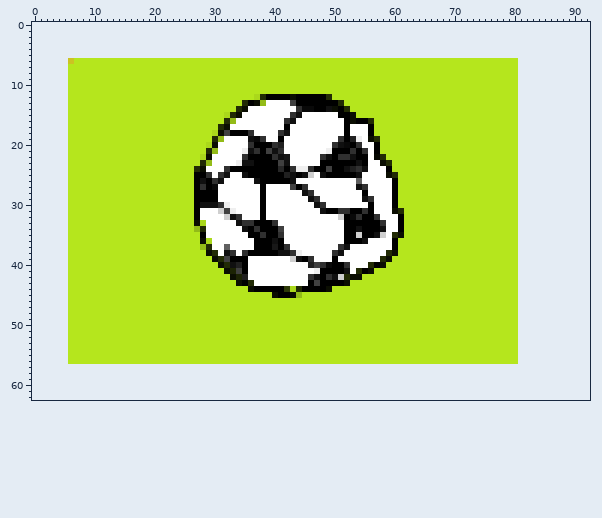
Edited in one commit: sprite sheet (Images/PlayButton.png). That is the earlier state.
The file is 75x51 pixels. Colours within 5 levels of each other are drawn and written as one. The old version is drawn lined up with the new one, on the new canvas.
After the commit:
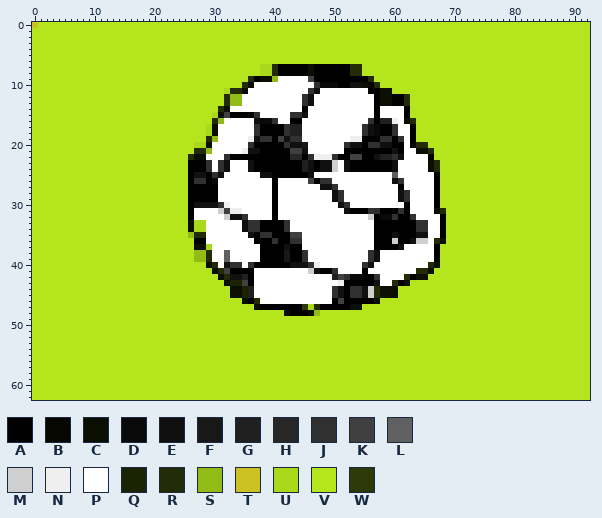
Palette (. is transparent): A #000000  B #060701  C #0b0e02  D #090909  E #101010  F #181818  G #202020  H #272727  J #303030  K #404040  L #606060  M #cfcfcf  N #efefef  P #ffffff  Q #1c2304  R #222b05  S #93bb18  T #ccc323  U #aad81b  V #b5e61d  W #2d3a07
What changed:
canvas 75x51 -> 93x63, the old top-left corner now at 6,6
Changed rows in their new state; - is an unchanged pixel.
first column x 0:
 0 TVVVVVVVVVVVVVVVVVVVVVVVVVVVVVVVVVVVVVVVVVVVVVVVVVVVVVVVVVVVVVVVVVVVVVVVVVVVVVVVVVVVVVVVVVVVV
 1 VVVVVVVVVVVVVVVVVVVVVVVVVVVVVVVVVVVVVVVVVVVVVVVVVVVVVVVVVVVVVVVVVVVVVVVVVVVVVVVVVVVVVVVVVVVVV
 2 VVVVVVVVVVVVVVVVVVVVVVVVVVVVVVVVVVVVVVVVVVVVVVVVVVVVVVVVVVVVVVVVVVVVVVVVVVVVVVVVVVVVVVVVVVVVV
 3 VVVVVVVVVVVVVVVVVVVVVVVVVVVVVVVVVVVVVVVVVVVVVVVVVVVVVVVVVVVVVVVVVVVVVVVVVVVVVVVVVVVVVVVVVVVVV
 4 VVVVVVVVVVVVVVVVVVVVVVVVVVVVVVVVVVVVVVVVVVVVVVVVVVVVVVVVVVVVVVVVVVVVVVVVVVVVVVVVVVVVVVVVVVVVV
 5 VVVVVVVVVVVVVVVVVVVVVVVVVVVVVVVVVVVVVVVVVVVVVVVVVVVVVVVVVVVVVVVVVVVVVVVVVVVVVVVVVVVVVVVVVVVVV
 6 VVVVVVV--------------------------------------------------------------------------VVVVVVVVVVVV
 7 VVVVVV--------------------------------UURAAAAACAAAAAARR--------------------------VVVVVVVVVVVV
 8 VVVVVV--------------------------------UURAAAAACAAAAAARR--------------------------VVVVVVVVVVVV
 9 VVVVVV------------------------------RACCSPPPPPKAAAAAAAAAR------------------------VVVVVVVVVVVV
10 VVVVVV-----------------------------RCPPPPPPPPPPJDDDAAEECAR-----------------------VVVVVVVVVVVV
11 VVVVVV--------------------------URRCPPPPPPPPPPJEPPPPPPPPAACC---------------------VVVVVVVVVVVV
12 VVVVVV--------------------------RSSPPPPPPPPPPJEPPPPPPPPPPACCAAR------------------VVVVVVVVVVVV
13 VVVVVV--------------------------RSSPPPP----PPJEPPPPPPPPPPACCAAR------------------VVVVVVVVVVVV
14 VVVVVV-------------------------RCPPP--------PAPPPPPPPPPPPAPPPPA------------------VVVVVVVVVVVV
15 VVVVVV------------------------UCKAAAAJ------JE-----PPPPPPAPPPPA------------------VVVVVVVVVVVV
16 VVVVVV------------------------RSPP---EDDJ-PAA-------PPPPJAGGNPCR-----------------VVVVVVVVVVVV
17 VVVVVV-----------------------UCPP----JAAAAJGG-------P--JEDAAJPPA-----------------VVVVVVVVVVVV
18 VVVVVV-----------------------UCPPPPPPJAAAAJGG-------P--JEDAAJPPA-----------------VVVVVVVVVVVV
19 VVVVVV-----------------------RSP----NE-JAKEJJ------PPN-AAAJJAJPA-----------------VVVVVVVVVVVV
20 VVVVVV---------------------UUCP---------AAJEEF----PPJEEAJJEEAAPBRR---------------VVVVVVVVVVVV
21 VVVVVV---------------------RRSP------E-AAAAKKE---PPP-A-AA-AAEAPPCCR--------------VVVVVVVVVVVV
22 VVVVVV--------------------RCCP--JAAA----AAAHHAJNNNJAAKK-AEGGJEPPPPA--------------VVVVVVVVVVVV
23 VVVVVV--------------------AAAJ-JE-PP-----AAAAGEAEEMPE-A-AAAAEPPPPPCR-------------VVVVVVVVVVVV
24 VVVVVV--------------------AAAJ-JEPPPE----A-AAGE-EEMP-AAAAAA-EPPPPPCR-------------VVVVVVVVVVVV
25 VVVVVV--------------------AEEAJEP--PPPEE--AA-AE-PPPPPPP----PLPPPPPPA-------------VVVVVVVVVVVV
26 VVVVVV--------------------AJJ-DP-----PPP-PPP--KAJJ----P-----EJPPPPPA-------------VVVVVVVVVVVV
27 VVVVVV--------------------A-A-A-------P-A--PPP--EEJ---PP----PAPPPPPA-------------VVVVVVVVVVVV
28 VVVVVV--------------------A-----------P-A----PP---EJ---P----PEJPPPPA-------------VVVVVVVVVVVV
29 VVVVVV--------------------A-----------P-A-----PP--EJ---PP---PEJPPPPA-------------VVVVVVVVVVVV
30 VVVVVV--------------------AE----------P-A------PP--EJ---P---PPAPPPPA-------------VVVVVVVVVVVV
31 VVVVVV--------------------AP------N---P-A-------PPPPE--AJJAAAJAPPPPCR------------VVVVVVVVVVVV
32 VVVVVV--------------------AP------EJ--P-A----------PPPPPMADDJ-AJPPPPA------------VVVVVVVVVVVV
33 VVVVVV--------------------CU------PE-J--AAJ---------PPPPP-AAA-AAJJPPA------------VVVVVVVVVVVV
34 VVVVVV--------------------CUU-------J----AJ---------PPPPP-AAA-AAJJPPA------------VVVVVVVVVVVV
35 VVVVVV--------------------SRR-------E--J-AAKK-------PPPPPAAAEAAAEEPPA------------VVVVVVVVVVVV
36 VVVVVV---------------------AAP----------J-AJJ-------PPPP-AAAMAAEMMPRC------------VVVVVVVVVVVV
37 VVVVVV---------------------CCU--P----P--A-EAA------PP----AAA-EPPPPPA-------------VVVVVVVVVVVV
38 VVVVVV---------------------SSRP-LP-PPP---AFAAJ----PP----JE-PPPPPPPPA-------------VVVVVVVVVVVV
39 VVVVVV---------------------SSRPPLPPP--AAAAFAAJP---P-----JEPPPPPPPPPA-------------VVVVVVVVVVVV
40 VVVVVV-----------------------CRPEJJPJAAAAAAEEEJNPPPPP--JEPPPPPPPPPRC-------------VVVVVVVVVVVV
41 VVVVVV------------------------CRKAA-A---------ME--JPP-P-PPPPPPPPRRC--------------VVVVVVVVVVVV
42 VVVVVV-------------------------CREE-A---------PPPPGKJDDAAJPPPPRACC---------------VVVVVVVVVVVV
43 VVVVVV--------------------------CQQKA---------PPPPPNAAAAAEPPRAC------------------VVVVVVVVVVVV
44 VVVVVV---------------------------CCQGPPPPPPPPPPPPPJEAJJEMRCCC--------------------VVVVVVVVVVVV
45 VVVVVV---------------------------CCQGPPPPPPPPPPPPPJEAJJEMRCCC--------------------VVVVVVVVVVVV
46 VVVVVV-----------------------------CARPPPPPPPPPPPPAKAAAAAC-----------------------VVVVVVVVVVVV
47 VVVVVV-------------------------------CAAAAAAAWURAAAAACC--------------------------VVVVVVVVVVVV
48 VVVVVV------------------------------------CAAACS---------------------------------VVVVVVVVVVVV
49 VVVVVV---------------------------------------------------------------------------VVVVVVVVVVVV
50 VVVVVV---------------------------------------------------------------------------VVVVVVVVVVVV
51 VVVVVV---------------------------------------------------------------------------VVVVVVVVVVVV
52 VVVVVV---------------------------------------------------------------------------VVVVVVVVVVVV
53 VVVVVV---------------------------------------------------------------------------VVVVVVVVVVVV
54 VVVVVV---------------------------------------------------------------------------VVVVVVVVVVVV
55 VVVVVV---------------------------------------------------------------------------VVVVVVVVVVVV
56 VVVVVV---------------------------------------------------------------------------VVVVVVVVVVVV
57 VVVVVVVVVVVVVVVVVVVVVVVVVVVVVVVVVVVVVVVVVVVVVVVVVVVVVVVVVVVVVVVVVVVVVVVVVVVVVVVVVVVVVVVVVVVVV
58 VVVVVVVVVVVVVVVVVVVVVVVVVVVVVVVVVVVVVVVVVVVVVVVVVVVVVVVVVVVVVVVVVVVVVVVVVVVVVVVVVVVVVVVVVVVVV
59 VVVVVVVVVVVVVVVVVVVVVVVVVVVVVVVVVVVVVVVVVVVVVVVVVVVVVVVVVVVVVVVVVVVVVVVVVVVVVVVVVVVVVVVVVVVVV
60 VVVVVVVVVVVVVVVVVVVVVVVVVVVVVVVVVVVVVVVVVVVVVVVVVVVVVVVVVVVVVVVVVVVVVVVVVVVVVVVVVVVVVVVVVVVVV
61 VVVVVVVVVVVVVVVVVVVVVVVVVVVVVVVVVVVVVVVVVVVVVVVVVVVVVVVVVVVVVVVVVVVVVVVVVVVVVVVVVVVVVVVVVVVVV
62 VVVVVVVVVVVVVVVVVVVVVVVVVVVVVVVVVVVVVVVVVVVVVVVVVVVVVVVVVVVVVVVVVVVVVVVVVVVVVVVVVVVVVVVVVVVVV
